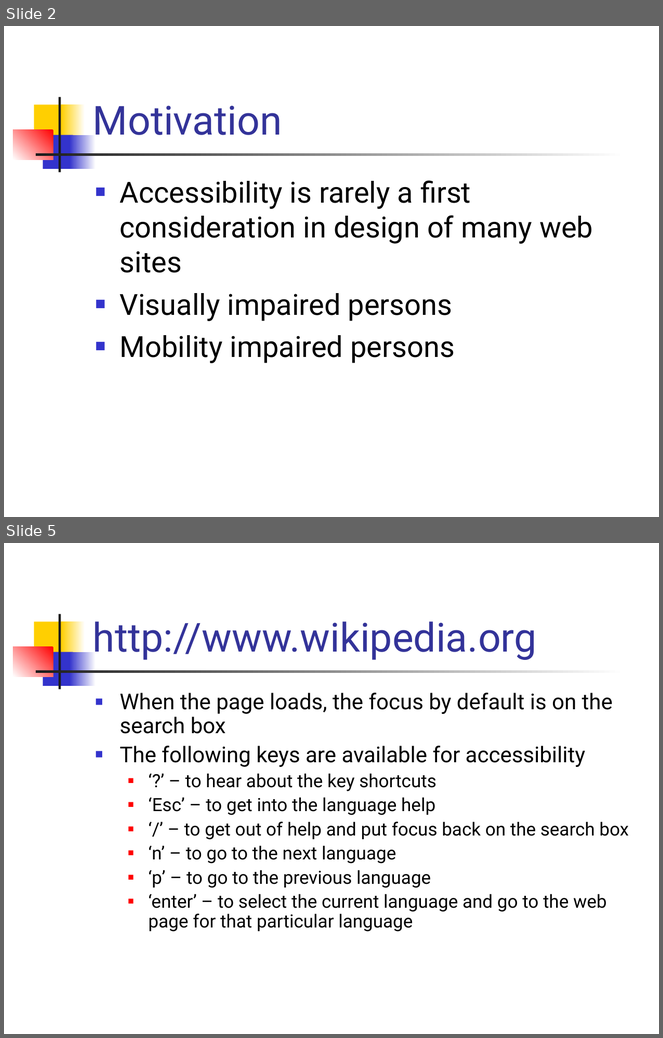
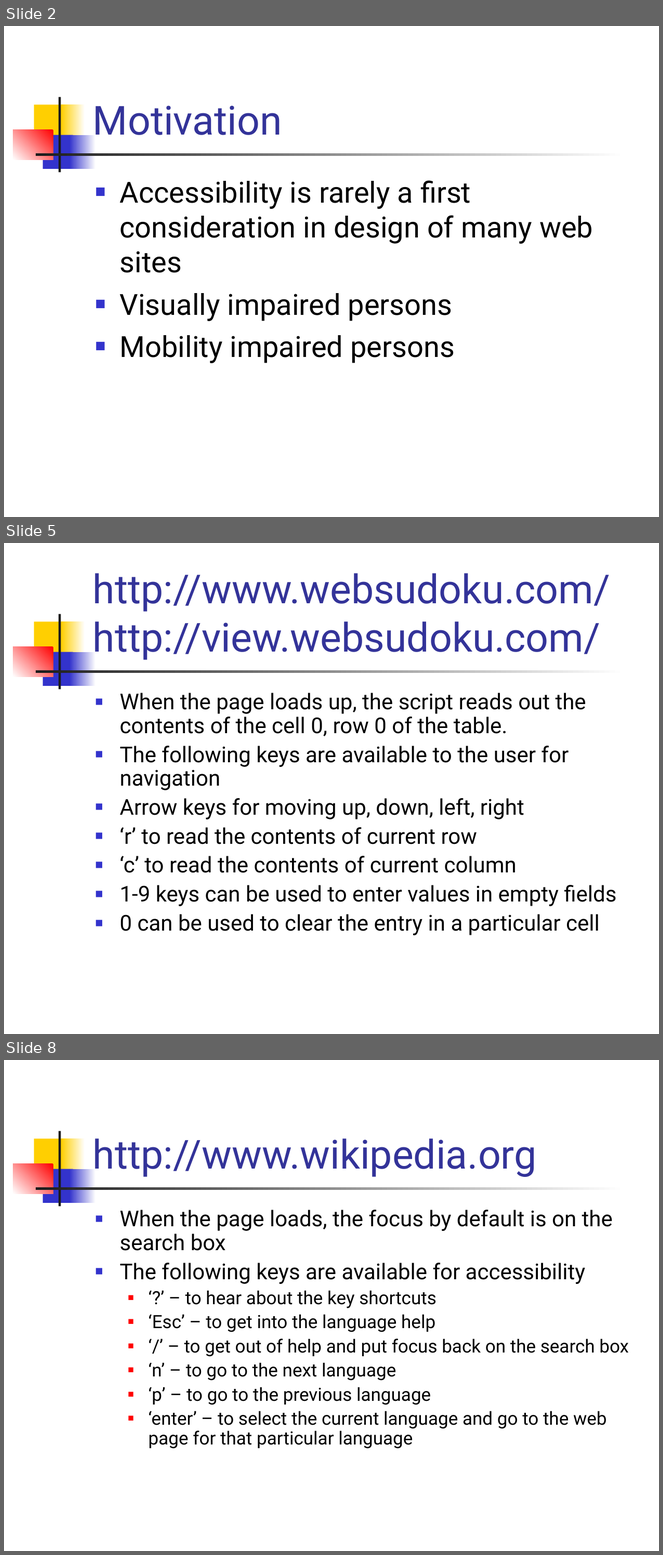
Before and after one commit to ProjPossibility/pp-axsjax-scripts, a slide deck: AxsJax.ppt. Shown one above the other, each under a label of ours: slides 2 and 5 before the commit, slides 2, 5 and 8 after it; the slides between them are not shown. The pictures are 663x1038 and 663x1555 pixels, drawn with LibreOffice and Linux fonts; fonts in the diff are those of the drawing. Boxes give left, top, right and bottom in pixels: in the first picture for what was removed or moved away, otherwise in the second. Text is boxed around its words. In the diff, an @@ line names an element or a change of style, - is before the commit and + after.

```diff
--- a/AxsJax.ppt
+++ b/AxsJax.ppt
@@ slide 5 added at (4,543,659,1034), background #FFFFFF; not listed: 7 template elements that a slide beside it also shows @@
@@ title added at (93,573,610,660), 44 pt, text #333399 @@
+http://www.websudoku.com/
+http://view.websudoku.com/
@@ text added at (120,693,617,936), 24 pt, text #000000 @@
+■ When the page loads up, the script reads out the contents of the cell 0, row 0 of the table.
+■ The following keys are available to the user for navigation
+■ Arrow keys for moving up, down, left, right
+■ ‘r’ to read the contents of current row
+■ ‘c’ to read the contents of current column
+■ 1-9 keys can be used to enter values in empty fields
+■ 0 can be used to clear the entry in a particular cell
@@ what was slide 5 is now slide 8 @@
```
Also in this commit, not shown: 2 slides changed, 2 other slides added, 1 other file.
